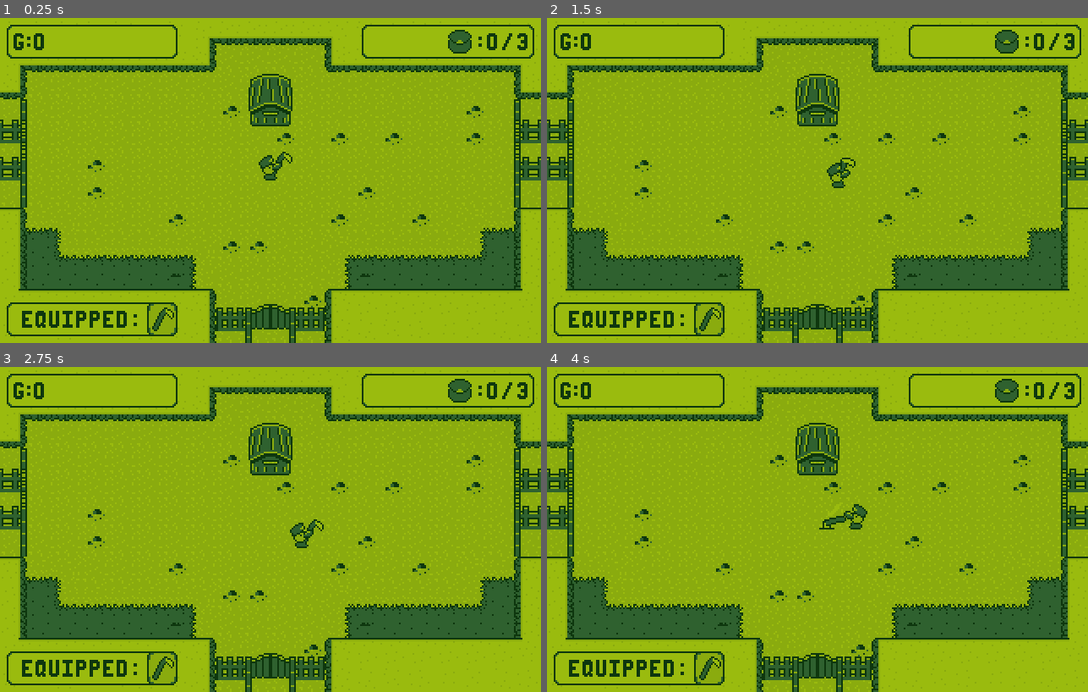
Above: before the commit, frames 1-4 (two rows, left to right).
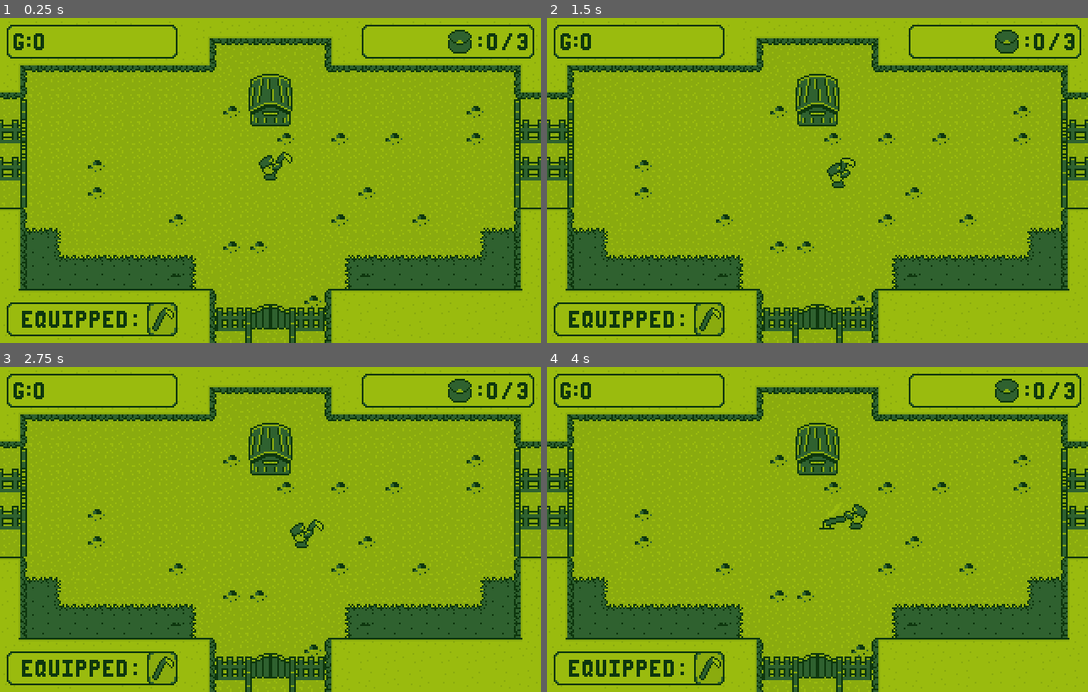
Above: after the commit, the same moments.

Repository: MrPiedPiper/LD46
Game: Godot game, scene res://scenes/main/Main.tscn
Two runs of this game, one before a commit and one after it. Both use one fixed random seed, a clock stepped at 60 frames per second and the inputs below. The project has no main scene, so this scene is started directly.
Inputs (mouse positions are in pixels of both pictures, inside the frame that each line leads up to):
- Up to frame 1 (0.25 s): no input
- Up to frame 2 (1.5 s): tap Enter at 0.5 s; move the mouse to (936, 164) at 0.52 s; hold Right (ui_right) 0.53-1.28 s; click (936, 164) at 0.6 s; move the mouse to (709, 196) at 1.27 s; hold Down (ui_down) from 1.28 s (still down); right-click (709, 196) at 1.35 s; click (709, 196) at 1.42 s
- Up to frame 3 (2.75 s): move the mouse to (324, 458) at 2.02 s; release Down (ui_down) at 2.03 s; hold Right (ui_right) from 2.03 s (still down); click (324, 458) at 2.1 s
- Up to frame 4 (4 s): move the mouse to (790, 594) at 2.77 s; release Right (ui_right) at 2.78 s; hold Up (ui_up) 2.78-3.53 s; right-click (790, 594) at 2.85 s; click (790, 594) at 2.92 s; move the mouse to (979, 578) at 3.52 s; hold Left (ui_left) from 3.53 s (still down); click (979, 578) at 3.6 s

The runs differ from the first frame. In frame 1, less than 0.1% of the frame differs, in the area x 4-96%, y 30-39%; in frame 2, less than 0.1%; in frame 3, less than 0.1%; in frame 4, less than 0.1%.

Commit message:
pre-merge

Diff:
--- a/project.godot
+++ b/project.godot
@@ -67,13 +67,8 @@
 "events": [ Object(InputEventMouseButton,"resource_local_to_scene":false,"resource_name":"","device":0,"alt":false,"shi …(212 unchanged characters)…
  ]
 }
-action_scroll={
-"deadzone": 0.5,
-"events": [ Object(InputEventMouseButton,"resource_local_to_scene":false,"resource_name":"","device":0,"alt":false,"shift":false,"control":false,"meta":false,"command":false,"button_mask":0,"position":Vector2( 0, 0 ),"global_position":Vector2( 0, 0 ),"factor":1.0,"button_index":4,"pressed":false,"doubleclick":false,"script":null)
-, Object(InputEventMouseButton,"resource_local_to_scene":false,"resource_name":"","device":0,"alt":false,"shift":false,"control":false,"meta":false,"command":false,"button_mask":0,"position":Vector2( 0, 0 ),"global_position":Vector2( 0, 0 ),"factor":1.0,"button_index":5,"pressed":false,"doubleclick":false,"script":null)
- ]
-}
 
 [rendering]
 
+quality/2d/use_pixel_snap=true
 environment/default_environment="res://default_env.tres"
--- a/scenes/main/Main.tscn
+++ b/scenes/main/Main.tscn
@@ -29,10 +29,6 @@
 0/autotile/z_index_map = [  ]
 0/occluder_offset = Vector2( 0, 0 )
 0/navigation_offset = Vector2( 0, 0 )
-0/shape_offset = Vector2( 0, 0 )
-0/shape_transform = Transform2D( 1, 0, 0, 1, 0, 0 )
-0/shape_one_way = false
-0/shape_one_way_margin = 0.0
 0/shapes = [  ]
 0/z_index = 0
 1/name = "dirt_tilemap.png 1"
@@ -43,10 +39,6 @@
 1/tile_mode = 0
 1/occluder_offset = Vector2( 0, 0 )
 1/navigation_offset = Vector2( 0, 0 )
-1/shape_offset = Vector2( 0, 0 )
-1/shape_transform = Transform2D( 1, 0, 0, 1, 0, 0 )
-1/shape_one_way = false
-1/shape_one_way_margin = 0.0
 1/shapes = [  ]
 1/z_index = 0
 
@@ -233,11 +225,6 @@
 0/autotile/z_index_map = [  ]
 0/occluder_offset = Vector2( 0, 0 )
 0/navigation_offset = Vector2( 0, 0 )
-0/shape_offset = Vector2( 0, 0 )
-0/shape_transform = Transform2D( 1, 0, 0, 1, 0, 0 )
-0/shape = SubResource( 2 )
-0/shape_one_way = false
-0/shape_one_way_margin = 1.0
 0/shapes = [ {
 "autotile_coord": Vector2( 0, 0 ),
 "one_way": false,
Not shown, added: scenes/Music/peaceful.ceol
